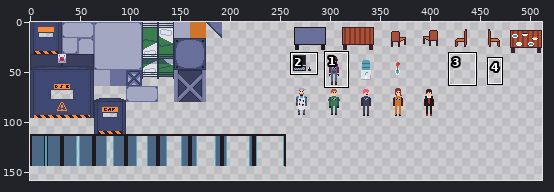
File history of a sprite sheet, resources/graficos/tileset.png. Above: a wide view before the commit, with the close-up outlined.
Close-up. First the earlier version:
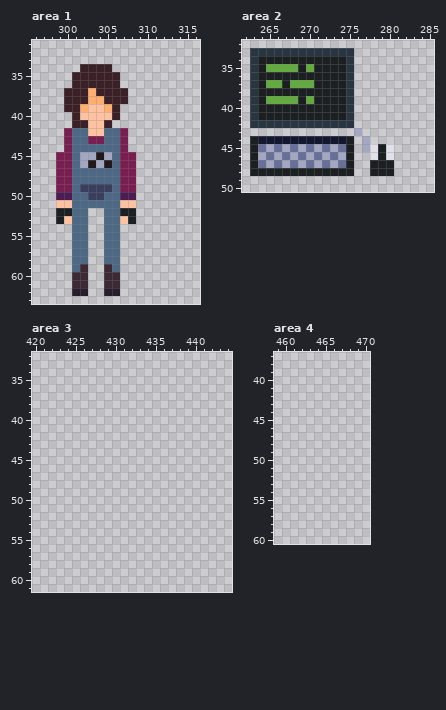
The file is 512x512 pixels. Shown: area 1: x 296..316, y 31..63; area 2: x 262..285, y 32..50; area 3: x 420..444, y 32..61; area 4: x 459..470, y 37..60. The wide view leaves out empty margins. The commit also changed other parts of the picture, which this record leaves out.
After the commit:
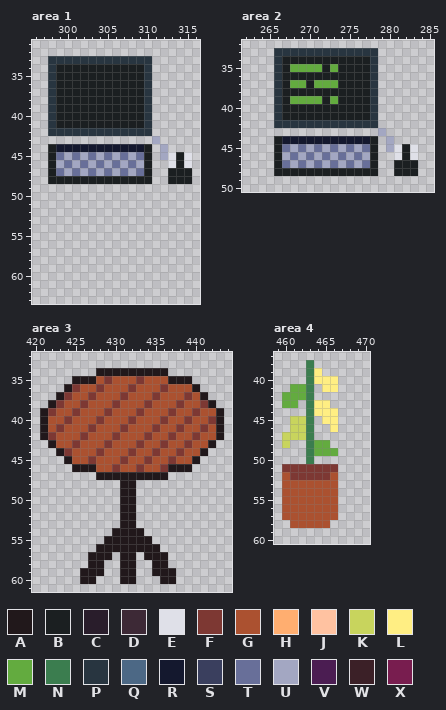
Palette (. is transparent): A #21181b  B #1b1f21  C #291d2b  D #3d2936  E #dfe0e8  F #7d3833  G #ab5130  H #ffae70  J #ffc2a1  K #c8d45d  L #ffee83  M #63ab3f  N #3b7d4f  P #283540  Q #4c6885  R #14182e  S #3a3f5e  T #686f99  U #a3a7c2  V #4b1d52  W #3b2027  X #781d4f
Diff:
Changed rows in their new state; - is an unchanged pixel.
Area 1:
first column x 298:
33 PPPPPPPPPPPPP-----
34 PBBBBBBBBBBBP-----
35 PBBBBBBBBBBBP-----
36 PBBBBBBBBBBBP-----
37 PBBBBBBBBBBBP-----
38 PBBBBBBBBBBBP-----
39 PBBBBBBBBBBBP-----
40 PBBBBBBBBBBBP-----
41 PBBBBBBBBBBBP-----
42 PPPPPPPPPPPPP-----
43 --........---U----
44 BRRRRRRRRRRRB-U---
45 BTUT-TUTUTUTB-UEBE
46 BUTUTUTUTUTUB--EBE
47 BTUTUTUTUTUTB--BBB
48 BBBBBBBBBBBBB--BBB
49 -..........-------
50 -..........-------
51 -..........-------
52 -....--....-------
53 -....--....-------
54 ---..--..---------
55 ---..--..---------
56 ---..--..---------
57 ---..--..---------
58 ---..--..---------
59 ---..--..---------
60 ---..--..---------
61 ---..--..---------
62 ---..--..---------
Area 2:
first column x 263:
33 ...----------PPP-----
34 ...P--------BBBP-----
35 ...PB-M-M-M-BBBP-----
36 ...P--------BBBP-----
37 ...P---BMMM-BBBP-----
38 ...P--------BBBP-----
39 ...PB-M-M-M-BBBP-----
40 ...P--------BBBP-----
41 ...P--------BBBP-----
42 ...----------PPP-----
43 -------------.--U----
44 ...B--------RRRB-U---
45 ...BTUTUTUTUTUTB.UEBE
46 ...BUTUTUTUTUTUB..EBE
47 ...BTUTUTUTUTUT-..BBB
48 ...----------BB-..BBB
Area 3:
first column x 421:
34 -------AAAAAAAAA-------
35 ----AAAGFGGGFGGGAAA----
36 ---AFGGFGGGFGGGFGGGA---
37 --AFGGFGGGFGGGFGGGFGA--
38 -AFGGFGGGFGGGFGGGFGGFA-
39 AFGGFGGGFGGGFGGGFGGFGGA
40 AGGFGGGFGGGFGGGFGGFGGFA
41 AGFGGGFGGGFGGGFGGFGGFGA
42 AFGGGFGGGFGGGFGGFGGFGGA
43 -AGGFGGGFGGGFGGFGGFGGA-
44 --AFGGGFGGGFGGFGGFGGA--
45 ---AGGFGGGFGGFGGFGGA---
46 ----AAAGGFGGFGGFAAA----
47 -------AAAAAAAAA-------
48 ----------AA-----------
49 ----------AA-----------
50 ----------AA-----------
51 ----------AA-----------
52 ----------AA-----------
53 ----------AA-----------
54 ---------AAAA----------
55 --------AAAAAA---------
56 -------AAAAAAAA--------
57 ------AAA-AA-AAA-------
58 ------AA--AA--AA-------
59 -----AAA--AA--AAA------
60 -----AA---AA---AA------
Area 4:
first column x 460:
38 ---N---
39 ---NL--
40 ---NLLL
41 -MMN-LL
42 MMMN---
43 MM-NLL-
44 ---NLLL
45 -KKN-LL
46 -KKN--L
47 KKKN---
48 K--NMM-
49 ---NMMM
50 ---N---
51 FFFFFFF
52 GFFFFFG
53 GGGGGGG
54 GGGGGGG
55 GGGGGGG
56 GGGGGGG
57 GGGGGGG
58 -GGGGG-
Boxes around the changes in both close-ups, in picture pixels (x1, y1, x2, y2):
changed: (48, 56, 192, 296)
changed: (250, 48, 418, 176)
added: (40, 368, 224, 584)
added: (282, 360, 338, 528)
